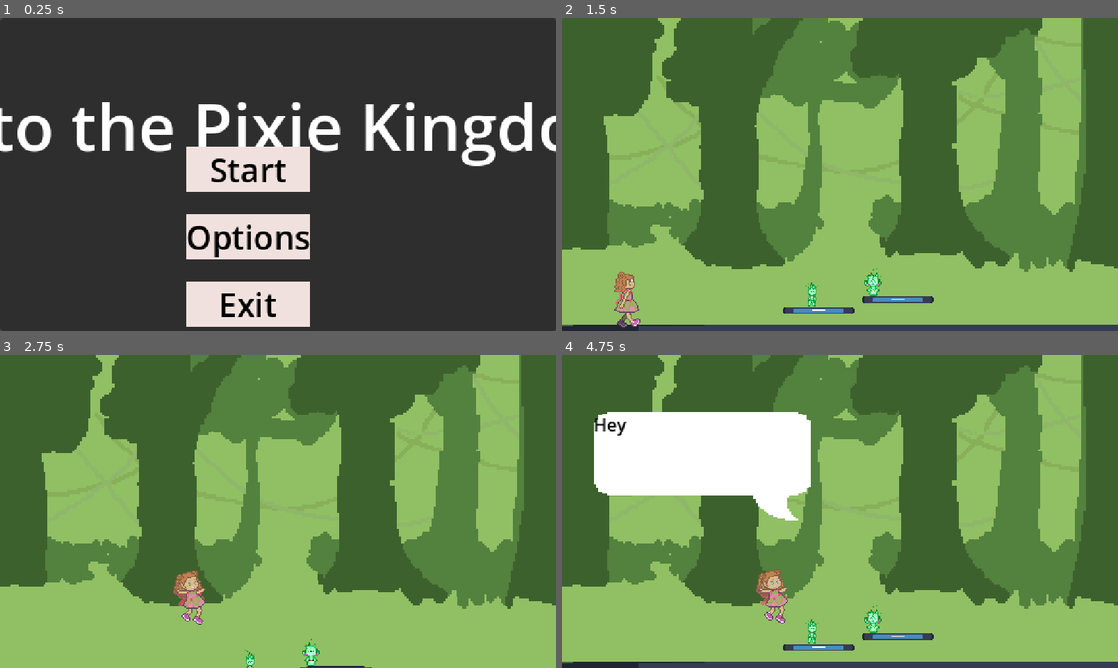
Above: before the commit, frames 1-4 (two rows, left to right).
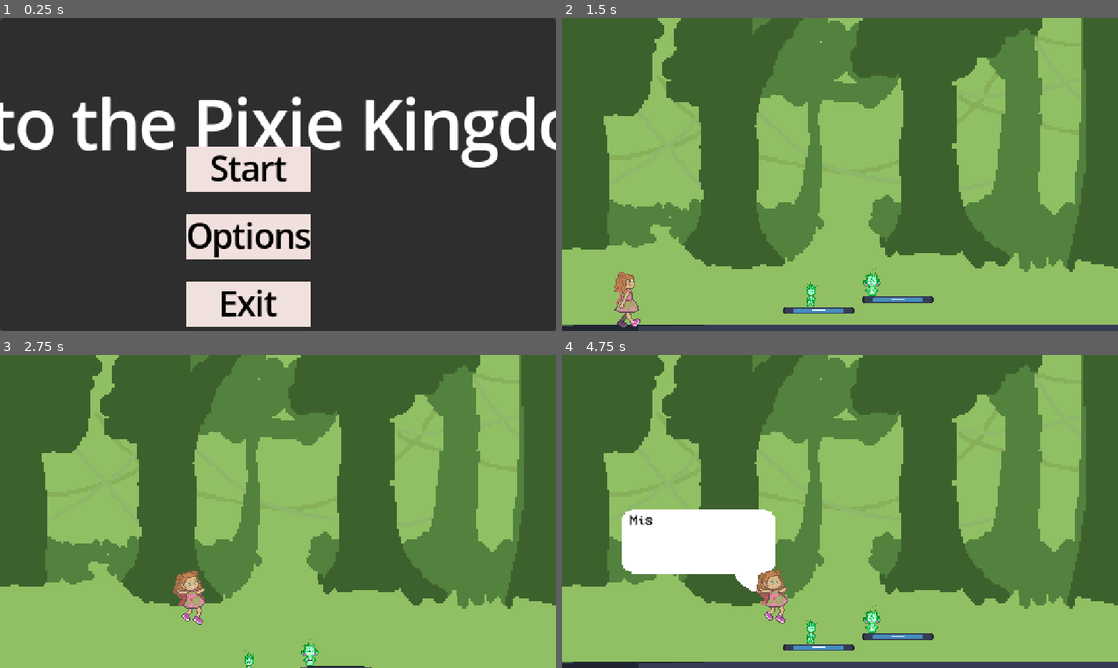
Above: after the commit, the same moments.

Repository: AlexReidNZ/Into-The-Pixie-Kingdom
Game: Godot game, scene res://Scenes/menu.tscn
Two runs of this game, one before a commit and one after it. Both use one fixed random seed, a clock stepped at 60 frames per second and the inputs below. The engine's default icon, where the game draws it, is replaced by a stand-in: a white triangle on a blue panel in a dark square.
Inputs:
- Up to frame 1 (0.25 s): no input
- Up to frame 2 (1.5 s): click "Start" at 0.5 s; tap Enter (ui_accept) at 1.25 s; hold Right (move_right) from 1.28 s (still down); hold Shift (run) from 1.28 s (still down)
- Up to frame 3 (2.75 s): keep holding Right (move_right); tap Space (jump) at 1.52, 2.27 s; release Shift (run) at 2.03 s; tap Shift (run) at 2.1 s
- Up to frame 4 (4.75 s): release Right (move_right) at 2.78 s; hold Left (move_left) 2.78-3.53 s; hold Shift (run) 2.78-3.53 s; hold Right (move_right) from 3.53 s (still down); tap Shift (run) at 3.6 s; tap Space (jump) at 3.77, 4.52 s; hold Shift (run) from 4.28 s (still down)

The runs differ from the first frame. In frame 1, 5.6% of the frame differs, in the area x 0-100%, y 25-99%; in frame 2, 0.2%; in frame 3, 0.2%; in frame 4, 17%, in the area x 5-58%, y 18-93%.

Commit message:
chore: add test fonts

Diff:
--- a/Scenes/dialog_bubble.tscn
+++ b/Scenes/dialog_bubble.tscn
@@ -1,6 +1,7 @@
-[gd_scene load_steps=2 format=3 uid="uid://boo1u2jyhcow5"]
+[gd_scene load_steps=3 format=3 uid="uid://boo1u2jyhcow5"]
 
 [ext_resource type="Texture2D" uid="uid://iowwk3s1uc5m" path="res://Sprites/image (3).png" id="2_54g22"]
+[ext_resource type="FontFile" uid="uid://dmkrwvt5qjsq1" path="res://Fonts/test fonts/VCR_OSD_MONO_1.001.ttf" id="2_aisol"]
 
 [node name="DialogBubble" type="Control"]
 layout_mode = 3
@@ -9,8 +10,10 @@
 [node name="NinePatchRect" type="NinePatchRect" parent="."]
 z_index = -1
 layout_mode = 0
-offset_right = 200.0
-offset_bottom = 100.0
+offset_left = 26.0
+offset_top = 90.0
+offset_right = 167.0
+offset_bottom = 166.0
 texture = ExtResource("2_54g22")
 
 [node name="RichTextLabel" type="RichTextLabel" parent="NinePatchRect"]
@@ -18,9 +21,15 @@
 anchors_preset = -1
 anchor_right = 1.0
 anchor_bottom = 0.74
+offset_left = 7.0
+offset_top = 4.0
+offset_right = -6.0
+offset_bottom = -2.0
 grow_horizontal = 2
 grow_vertical = 2
 theme_override_colors/default_color = Color(0, 0, 0, 1)
+theme_override_fonts/normal_font = ExtResource("2_aisol")
+theme_override_font_sizes/normal_font_size = 12
 text = "Place Holder"
 scroll_active = false
 scroll_following = true
--- a/Scenes/npc_body.tscn
+++ b/Scenes/npc_body.tscn
@@ -5,7 +5,7 @@
 [ext_resource type="Texture2D" uid="uid://c4crobg2ixorf" path="res://Sprites/Lamina.png" id="3_ams4t"]
 
 [sub_resource type="CircleShape2D" id="CircleShape2D_b06dh"]
-radius = 15.036
+radius = 13.0652
 
 [sub_resource type="CircleShape2D" id="CircleShape2D_bhmoq"]
 radius = 40.3113
@@ -16,7 +16,7 @@
 script = ExtResource("1_3ivoq")
 
 [node name="CollisionShape2D" type="CollisionShape2D" parent="."]
-position = Vector2(2, 1)
+position = Vector2(0, 2)
 rotation = 3.14159
 scale = Vector2(1.14809, 1.14809)
 shape = SubResource("CircleShape2D_b06dh")
@@ -29,9 +29,10 @@
 script = ExtResource("1_dc6p1")
 
 [node name="CollisionShape2D" type="CollisionShape2D" parent="ChatDetection"]
+position = Vector2(0, 1)
 shape = SubResource("CircleShape2D_bhmoq")
 
 [node name="Sprite2D" type="Sprite2D" parent="."]
-position = Vector2(0.999998, 0.999994)
+position = Vector2(5.96046e-08, 1)
 scale = Vector2(0.585938, 0.570313)
 texture = ExtResource("3_ams4t")
--- a/data/DialogDatabase.json
+++ b/data/DialogDatabase.json
@@ -1,9 +1,38 @@
 {
 "Lamina": [
-	{ "speaker": "Lamina", "line": "Hey there!" },
-	{ "speaker": "Player", "line": "Uh... hi?" },
-	{ "speaker": "Hedera", "line": "Nice weather today." },
-	{ "speaker": "Player", "line": "WOuld you like to go on a quest young lady?"}
+	{ "speaker": "Lamina", "line": "Miss!" },
+	{ "speaker": "Lamina", "line": "Excuse me! Miss!!" },
+	{ "speaker": "Lamina", "line": "Can you hear us young lady?" },
+	{ "speaker": "Player", "line": "...?" },
+	{ "speaker": "Hedera", "line": "Down here!" },
+	{ "speaker": "Player", "line": "...!"},
+	{ "speaker": "Lamina", "line": "Oh Goodness, it’s been so long since a child has visited us in these woods!" },
+	{ "speaker": "Lamina", "line": "Dear Girl, we don’t mean to alarm you..." },
+	{ "speaker": "Lamina", "line": "But you have unknowingly doomed us all!" },
+	{ "speaker": "Lamina", "line": "The Thorn King! You’ve revived him! He will conquer us all!!!"},
+	{ "speaker": "Player", "line": "!!!!"},
+	{ "speaker": "Hedera", "line": "Stop it!" },
+	{ "speaker": "Hedera", "line": "Ugghhhh, you’re going to freak her out..." },
+	{ "speaker": "Hedera", "line": "Everything is “not doomed” yet... there is still a chance..." },
+	{ "speaker": "Hedera", "line": "Dear Girl, would you please stay to listen to our story?" },
+	{ "speaker": "Hedera", "line": "Thank you... Let me explain..." },
+	{ "speaker": "Hedera", "line": "We are the Pixies. We call this forest our home." },
+	{ "speaker": "Hedera", "line": "With our magic, we can fly, we can grow plants, we can talk to animals..." },
+	{ "speaker": "Hedera", "line": "But most importantly, we can hide from humans." },
+	{ "speaker": "Lamina", "line": "You humans are awful and scary.." },
+	{ "speaker": "Lamina", "line": "You pollute our land, you litter in our streams, your smoke fills the air!! It’s awful!" },
+	{ "speaker": "Lamina", "line": "Thank Goodness for our magic, we can isolate ourselves, hide ourselves from your world." },
+	{ "speaker": "Hedera", "line": "However... there is one exception..." },
+	{ "speaker": "Hedera", "line": "Our Pixie magic is strong, yes, but there is one force even stronger..." },
+	{ "speaker": "Hedera", "line": "A child...not yet tainted by the woes of the human world... a child with a pure heart, and a powerful imagination.." },
+	{ "speaker": "Hedera", "line": "That child’s magic... Their... Whimsy..." },
+	{ "speaker": "Hedera", "line": "It allows them to travel into our world." },
+	{ "speaker": "Lamina", "line": "Yeah...I guess some of you guys are alright..." },
+	{ "speaker": "Lamina", "line": "Plus, you are helpful." },
+	{ "speaker": "Hedera", "line": "We have built our own kingdom using our own magic, but it takes a lot of work" },
+	{ "speaker": "Hedera", "line": "A child’s whimsy could rebuild 5 of our kingdoms and make them stronger than ever before!" },
+	{ "speaker": "Lamina", "line": "And if you don’t wish to doom us... To save us from the terror of the Thorn King, we need that whimsy of yours..." },
+	{ "speaker": "Hedera", "line": "Follow us, we will help you build your power." }
 ],
 "Peggy": [
 	{ "speaker": "Peggy", "line": "Oh! You startled me." },
--- a/project.godot
+++ b/project.godot
@@ -34,6 +34,10 @@
 
 project/assembly_name="IntothePixieKingdom"
 
+[gui]
+
+theme/default_font_multichannel_signed_distance_field=true
+
 [input]
 
 move_left={
Binary file added: Fonts/test fonts/Darling Coffee.ttf
Not shown, added: Fonts/test fonts/Darling Coffee.ttf.import
Binary file added: Fonts/test fonts/VCR_OSD_MONO_1.001.ttf
Not shown, added: Fonts/test fonts/VCR_OSD_MONO_1.001.ttf.import
Binary file added: Fonts/test fonts/Vividly-Regular.ttf
Not shown, added: Fonts/test fonts/Vividly-Regular.ttf.import
